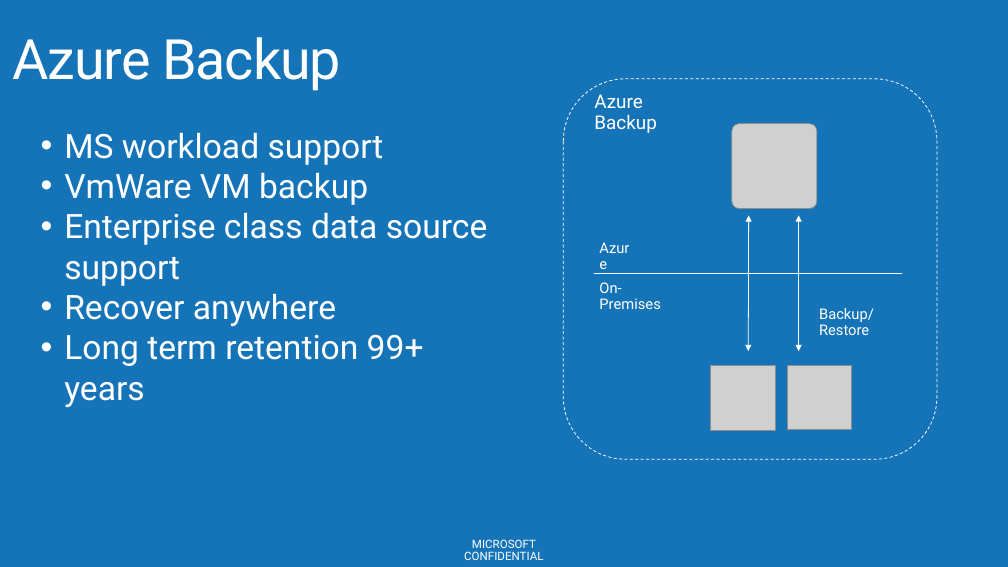
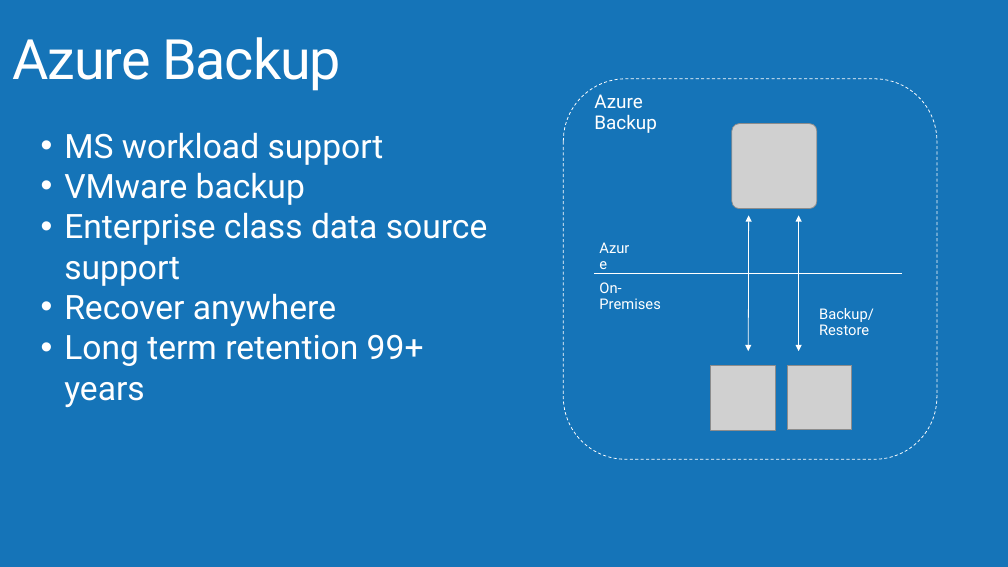
Before and after one commit to AzureCAT-GSI/SAP-on-Azure, a slide deck: slide 27 of SAP-on-Azure-Workshop-multi-day-/Presentations/Architecting VM Hybrid Solutions.pptx (slide 40 before the commit). Drawn at 1008x567 pixels with LibreOffice and Linux fonts; fonts in the diff are those of the drawing; grey boxes stand for pictures; background and template pictures are left out. Boxes give left, top, right and bottom in pixels: in the first picture for what was removed or moved away, otherwise in the second. Text is boxed around its words. In the diff, an @@ line names an element or a change of style, - is before the commit and + after.

```diff
--- a/SAP-on-Azure-Workshop-multi-day-/Presentations/Architecting VM Hybrid Solutions.pptx
+++ b/SAP-on-Azure-Workshop-multi-day-/Presentations/Architecting VM Hybrid Solutions.pptx
@@ text at [64,172,305,205]: text changed @@
-• VmWare VM backup
+• VMware backup
@@ text removed at [464,539,543,560] @@
-MICROSOFT CONFIDENTIAL
```
Also in this commit, not shown: 41 other slides changed, 13 slides added, 19 slides removed.
